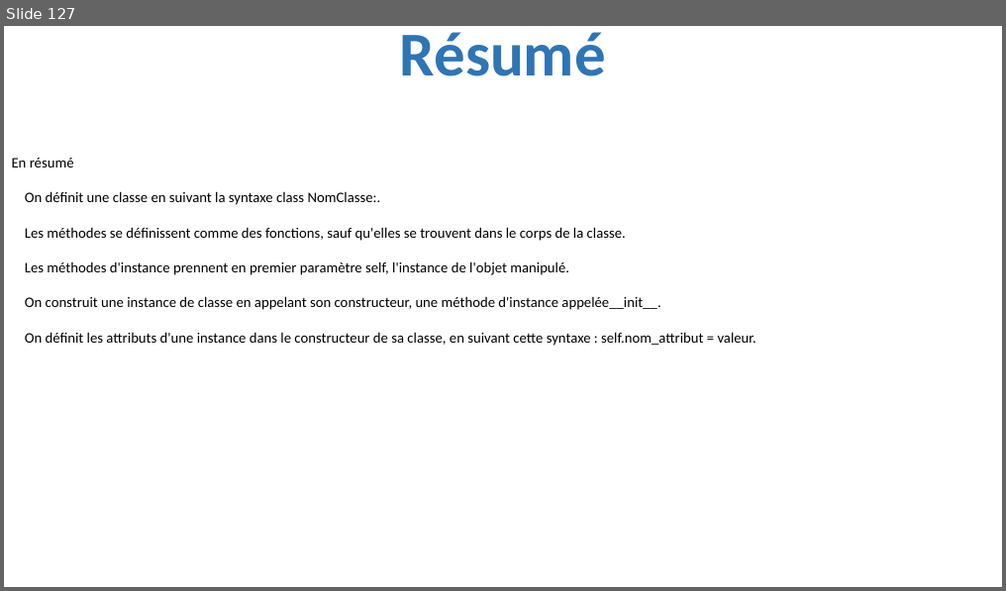
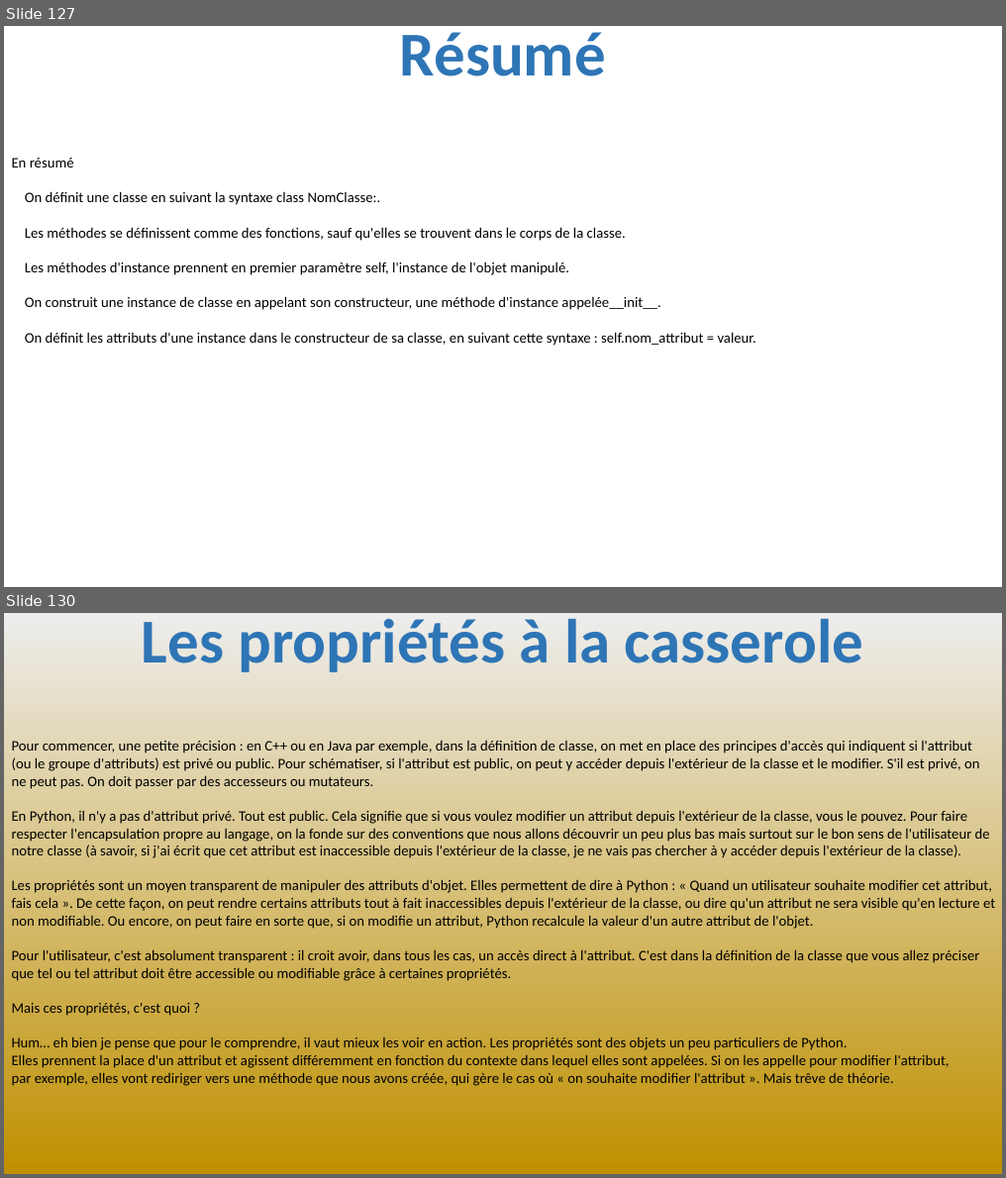
Before and after one commit to julienPalleau/PythonDoc, a slide deck: Python-resume.pptx. Shown one above the other, each under a label of ours: slide 127 before the commit, slides 127 and 130 after it; the slides between them are not shown. The pictures are 1006x591 and 1006x1178 pixels, drawn with LibreOffice and Linux fonts; fonts in the diff are those of the drawing. Boxes give left, top, right and bottom in pixels: in the first picture for what was removed or moved away, otherwise in the second. Text is boxed around its words. In the diff, an @@ line names an element or a change of style, - is before the commit and + after.

```diff
--- a/Python-resume.pptx
+++ b/Python-resume.pptx
@@ slide 130 added at [4, 613, 1002, 1174], background gradient #EDEDED to #BF9000 @@
@@ title added at [142, 619, 863, 672], 60 pt, text #2E75B6, bold @@
+Les propriétés à la casserole
@@ text added at [12, 740, 995, 1086], 14 pt, text #000000 @@
+Pour commencer, une petite précision : en C++ ou en Java par exemple, dans la définition de classe, on met en place des principes d'accès qui indiquent si l'attribut
+(ou le groupe d'attributs) est privé ou public. Pour schématiser, si l'attribut est public, on peut y accéder depuis l'extérieur de la classe et le modifier. S'il est privé, on
+ne peut pas. On doit passer par des accesseurs ou mutateurs.
+En Python, il n'y a pas d'attribut privé. Tout est public. Cela signifie que si vous voulez modifier un attribut depuis l'extérieur de la classe, vous le pouvez. Pour faire
+respecter l'encapsulation propre au langage, on la fonde sur des conventions que nous allons découvrir un peu plus bas mais surtout sur le bon sens de l'utilisateur de
+notre classe (à savoir, si j'ai écrit que cet attribut est inaccessible depuis l'extérieur de la classe, je ne vais pas chercher à y accéder depuis l'extérieur de la classe).
+Les propriétés sont un moyen transparent de manipuler des attributs d'objet. Elles permettent de dire à Python : « Quand un utilisateur souhaite modifier cet attribut,
+fais cela ». De cette façon, on peut rendre certains attributs tout à fait inaccessibles depuis l'extérieur de la classe, ou dire qu'un attribut ne sera visible qu'en lecture et
+non modifiable. Ou encore, on peut faire en sorte que, si on modifie un attribut, Python recalcule la valeur d'un autre attribut de l'objet.
+Pour l'utilisateur, c'est absolument transparent : il croit avoir, dans tous les cas, un accès direct à l'attribut. C'est dans la définition de la classe que vous allez préciser
+que tel ou tel attribut doit être accessible ou modifiable grâce à certaines propriétés.
+Mais ces propriétés, c'est quoi ?
+Hum… eh bien je pense que pour le comprendre, il vaut mieux les voir en action. Les propriétés sont des objets un peu particuliers de Python.
+Elles prennent la place d'un attribut et agissent différemment en fonction du contexte dans lequel elles sont appelées. Si on les appelle pour modifier l'attribut,
+par exemple, elles vont rediriger vers une méthode que nous avons créée, qui gère le cas où « on souhaite modifier l'attribut ». Mais trêve de théorie.
```
Also in this commit, not shown: 7 other slides added.
